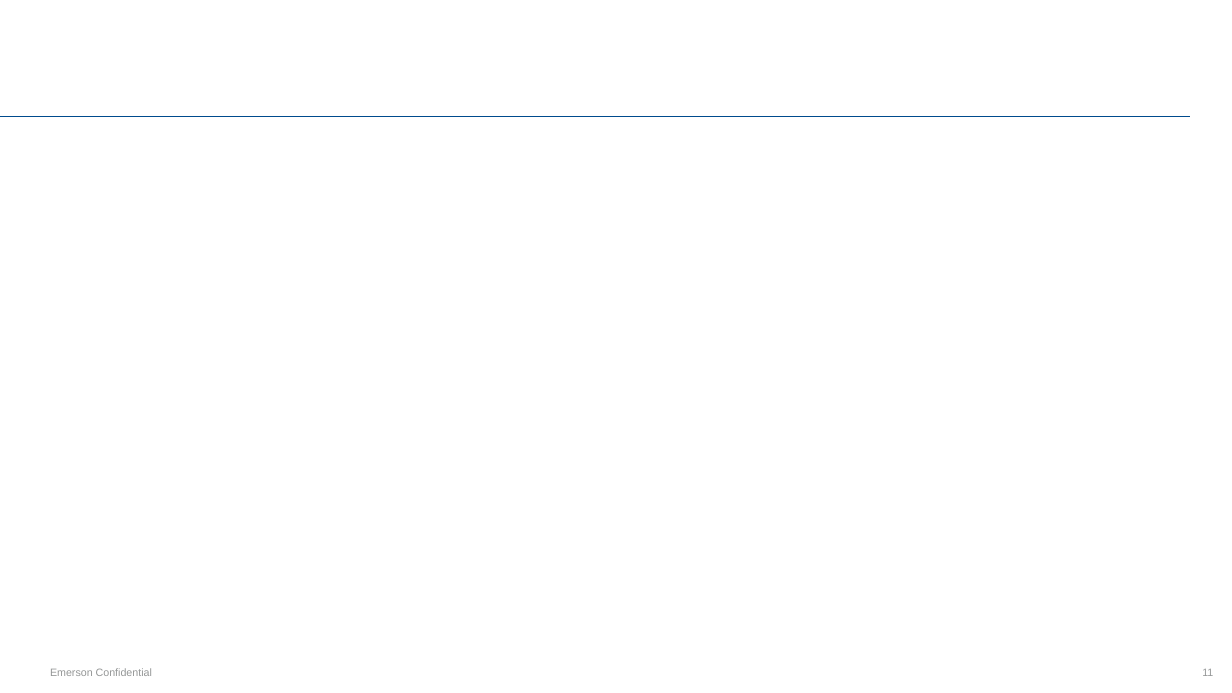
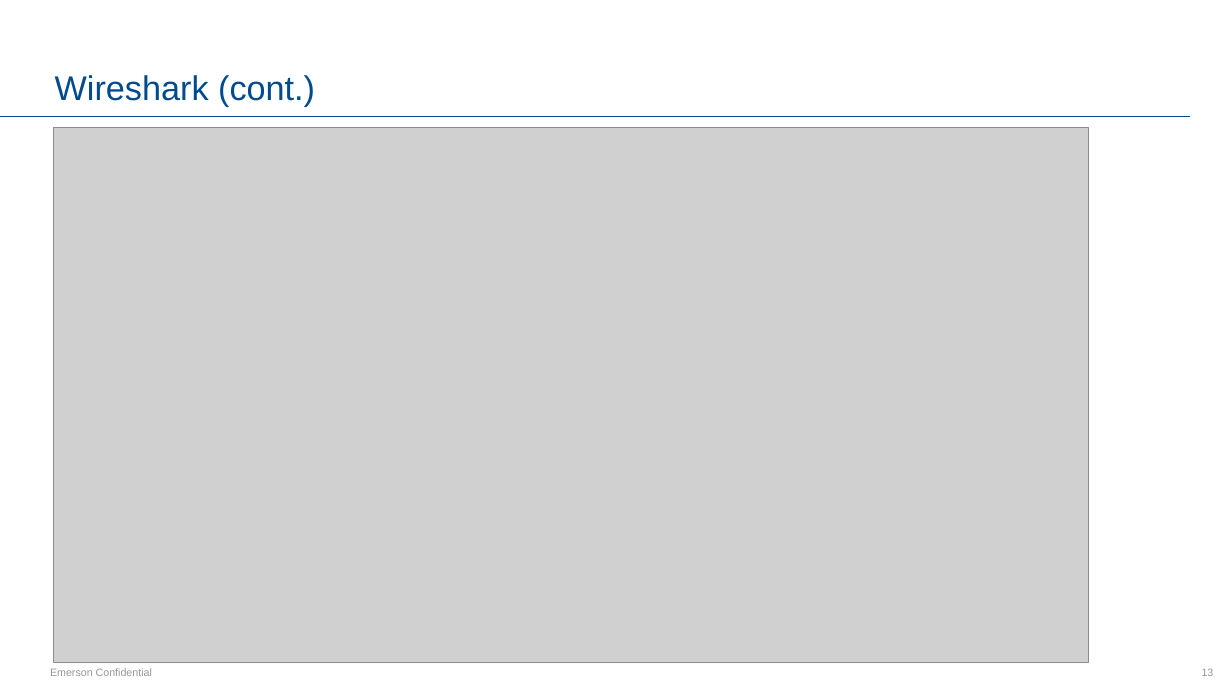
Before and after one commit to haixiang1977/ace, a slide deck: slide 13 of ACE Self-study.pptx (slide 11 before the commit). Drawn at 1232x693 pixels with LibreOffice and Linux fonts; fonts in the diff are those of the drawing; grey boxes stand for pictures. Boxes give left, top, right and bottom in pixels: in the first picture for what was removed or moved away, otherwise in the second. Text is boxed around its words. In the diff, an @@ line names an element or a change of style, - is before the commit and + after.

Commit message:
update ppt file

```diff
--- a/ACE Self-study.pptx
+++ b/ACE Self-study.pptx
@@ title added at bbox=[55, 75, 315, 106], 32 pt, text #004B8D @@
+Wireshark (cont.)
@@ picture added at bbox=[54, 127, 1089, 662] @@
@@ page number at bbox=[1202, 668, 1214, 676]: text changed @@
-11
+13
```
Also in this commit, not shown: 5 slides added.
